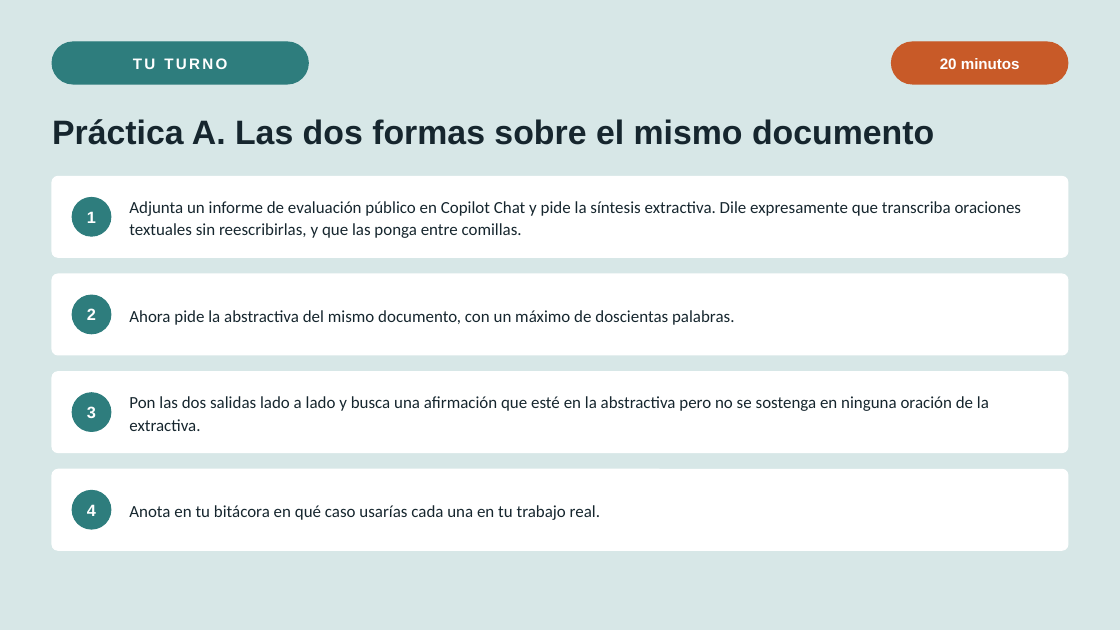
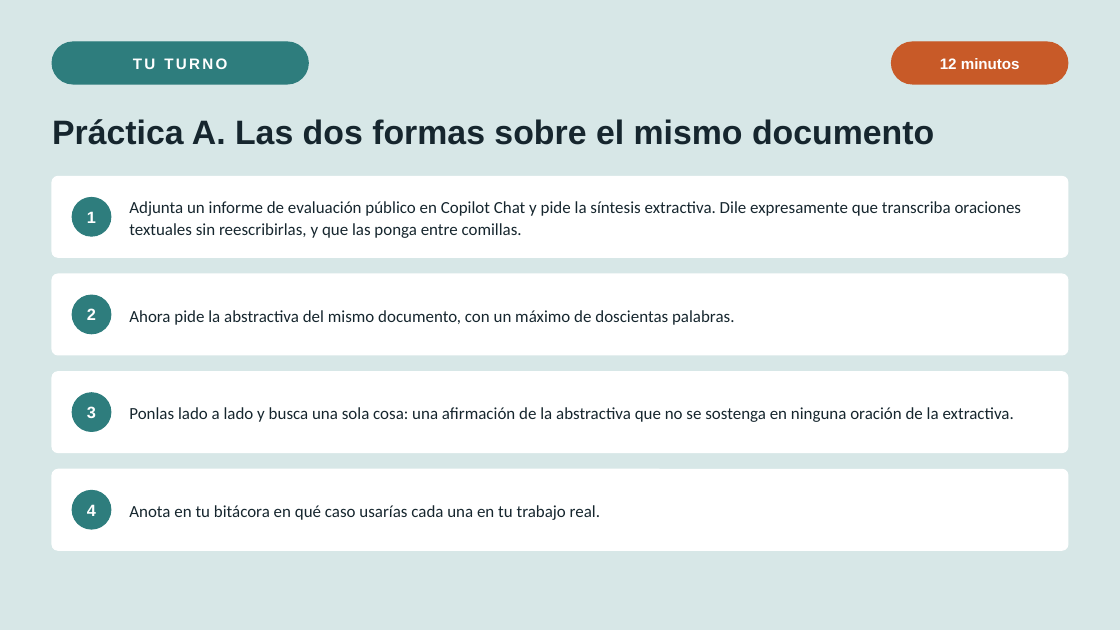
Before and after one commit to marvtrejo/curso-inegi-gen-ai, a slide deck: slide 6 of sesion-04/Sesion_04_PLN_Gestion_Documental.pptx. Drawn at 1120x630 pixels with LibreOffice and Linux fonts; fonts in the diff are those of the drawing. Boxes give left, top, right and bottom in pixels: in the first picture for what was removed or moved away, otherwise in the second. Text is boxed around its words. In the diff, an @@ line names an element or a change of style, - is before the commit and + after.

```diff
--- a/sesion-04/Sesion_04_PLN_Gestion_Documental.pptx
+++ b/sesion-04/Sesion_04_PLN_Gestion_Documental.pptx
@@ text at <box>940,58,1020,69</box>: text changed @@
-20 minutos
+12 minutos
@@ text at <box>129,407,1014,422</box>: text changed @@
-Pon las dos salidas lado a lado y busca una afirmación que esté en la abstractiva pero no se sostenga en ninguna oración de la extractiva.
+Ponlas lado a lado y busca una sola cosa: una afirmación de la abstractiva que no se sostenga en ninguna oración de la extractiva.
```
Also in this commit, not shown: 2 other slides changed, 2 slides added, 4 other files.
